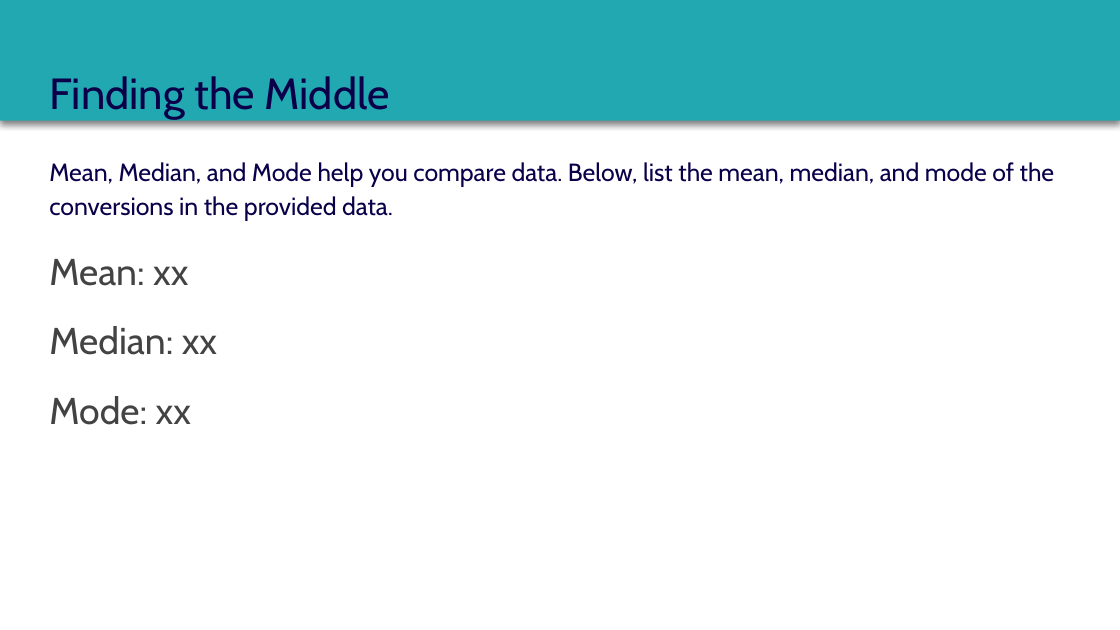
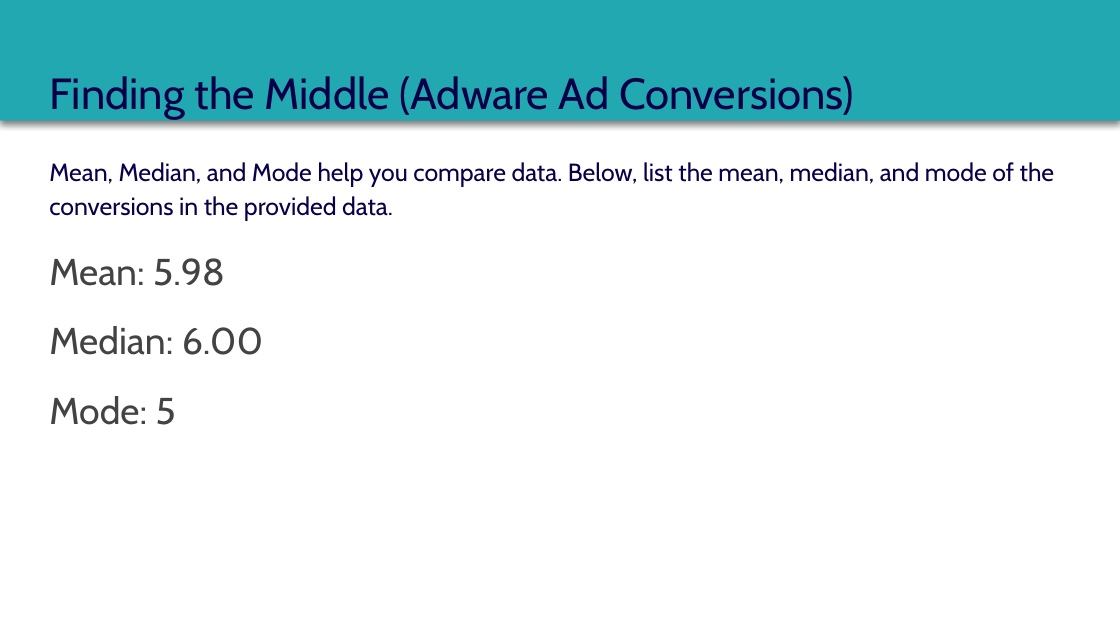
Before and after one commit to dennislamcv1/MetaMarketingAnalytics, a slide deck: slide 3 of Statistics for Marketing/Course 3 Capstone Deck.pptx (slide 4 before the commit). Drawn at 1120x630 pixels with LibreOffice and Linux fonts; fonts in the diff are those of the drawing. Boxes give left, top, right and bottom in pixels: in the first picture for what was removed or moved away, otherwise in the second. Text is boxed around its words. In the diff, an @@ line names an element or a change of style, - is before the commit and + after.

```diff
--- a/Statistics for Marketing/Course 3 Capstone Deck.pptx
+++ b/Statistics for Marketing/Course 3 Capstone Deck.pptx
@@ title at [49,76,854,119]: text changed @@
-Finding the Middle
+Finding the Middle (Adware Ad Conversions)
@@ text at [49,258,225,286]: text changed @@
-Mean: xx
+Mean: 5.98
@@ text at [49,326,263,355]: text changed @@
-Median: xx
+Median: 6.00
@@ text at [49,396,176,425]: text changed @@
-Mode: xx
+Mode: 5
```
Also in this commit, not shown: 14 other slides changed, 1 slide removed, 7 other files.
